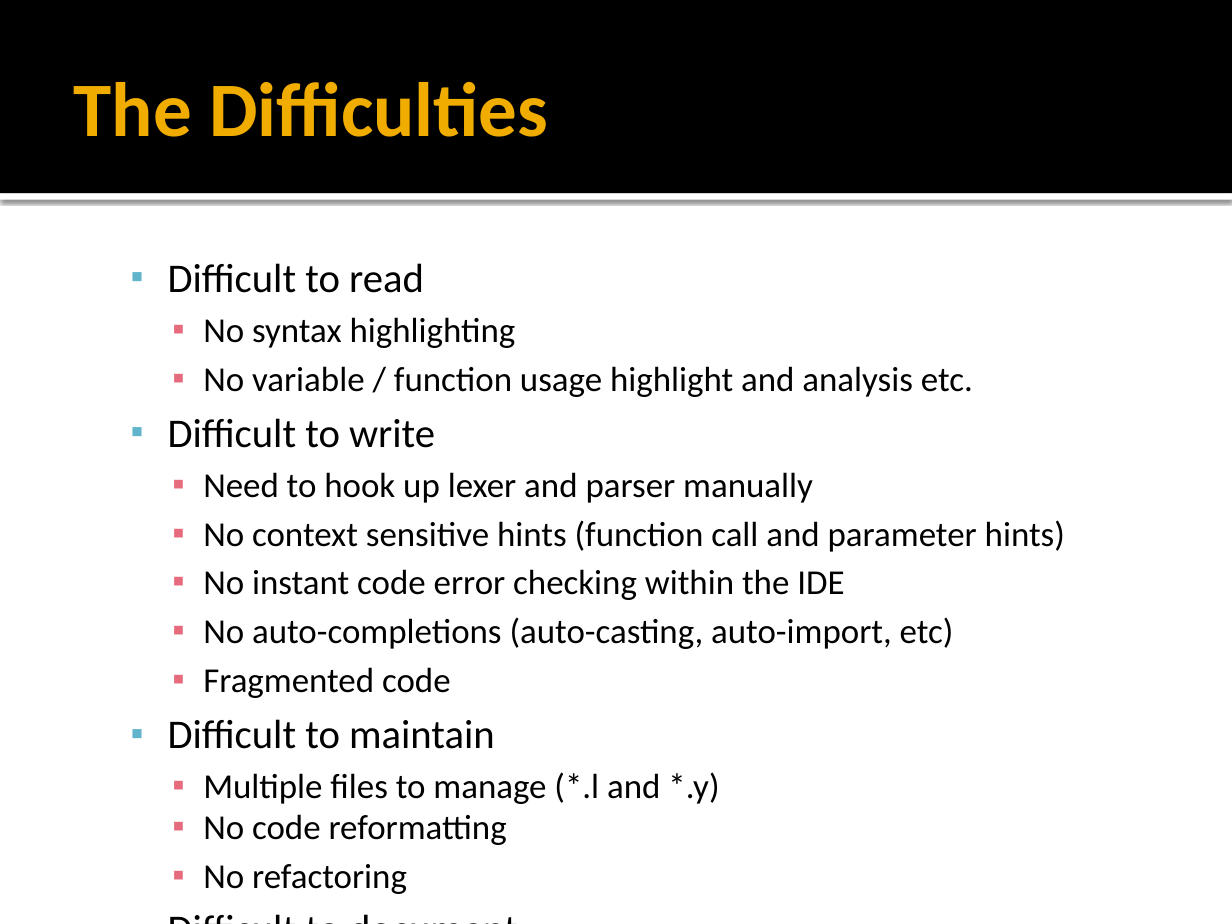
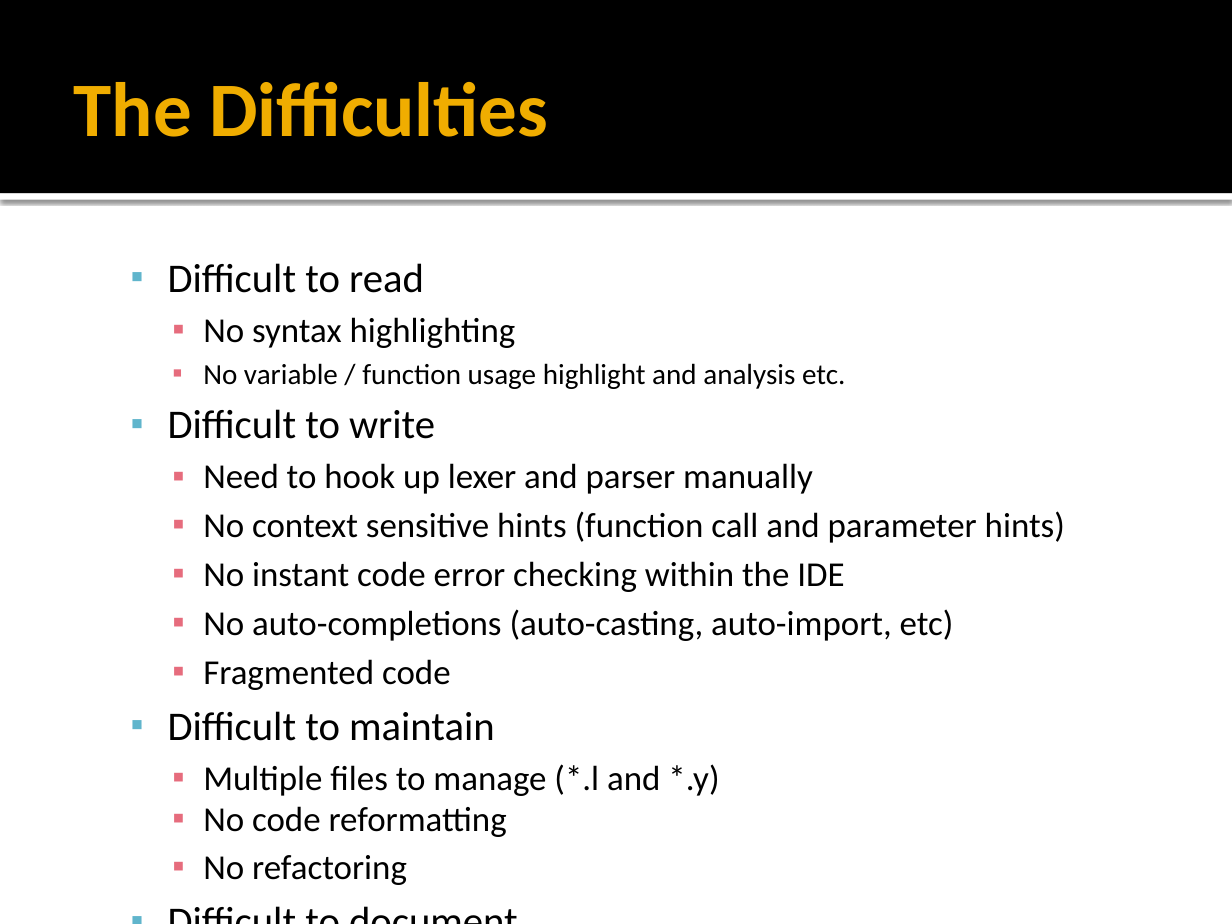
Before and after one commit to coconut2015/cookcc, a slide deck: slide 4 of trunk/doc/CookCC.pptx. Drawn at 1232x924 pixels with LibreOffice and Linux fonts; fonts in the diff are those of the drawing. Boxes give left, top, right and bottom in pixels: in the first picture for what was removed or moved away, otherwise in the second. Text is boxed around its words. In the diff, an @@ line names an element or a change of style, - is before the commit and + after.

```diff
--- a/trunk/doc/CookCC.pptx
+++ b/trunk/doc/CookCC.pptx
@@ text at [203, 363, 845, 389]: size 20.4 to 17 pt in "No variable / function usage highlight and ..." @@
```
Also in this commit, not shown: 6 other slides changed, 3 slides added, 1 other file.
